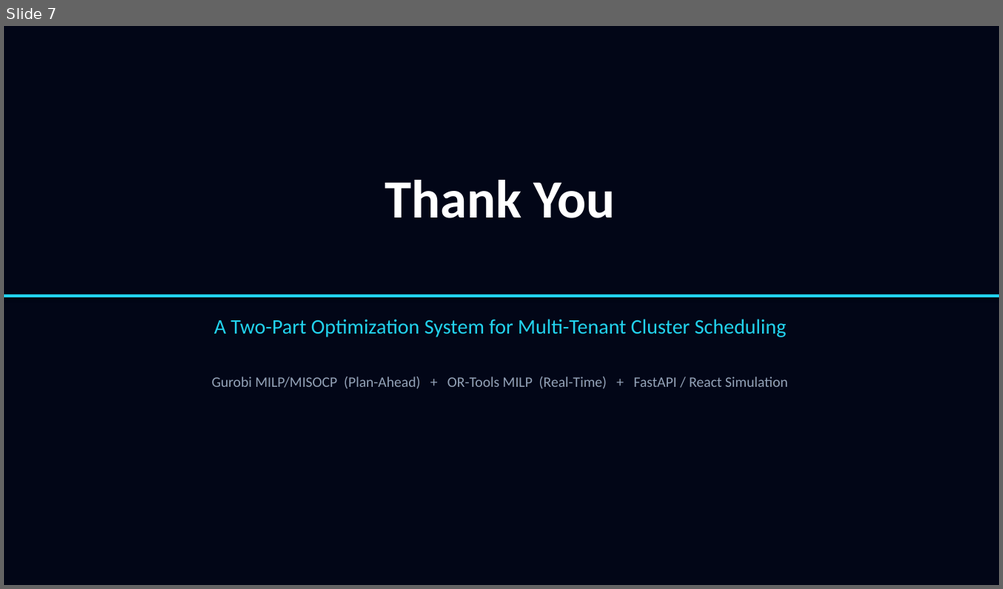
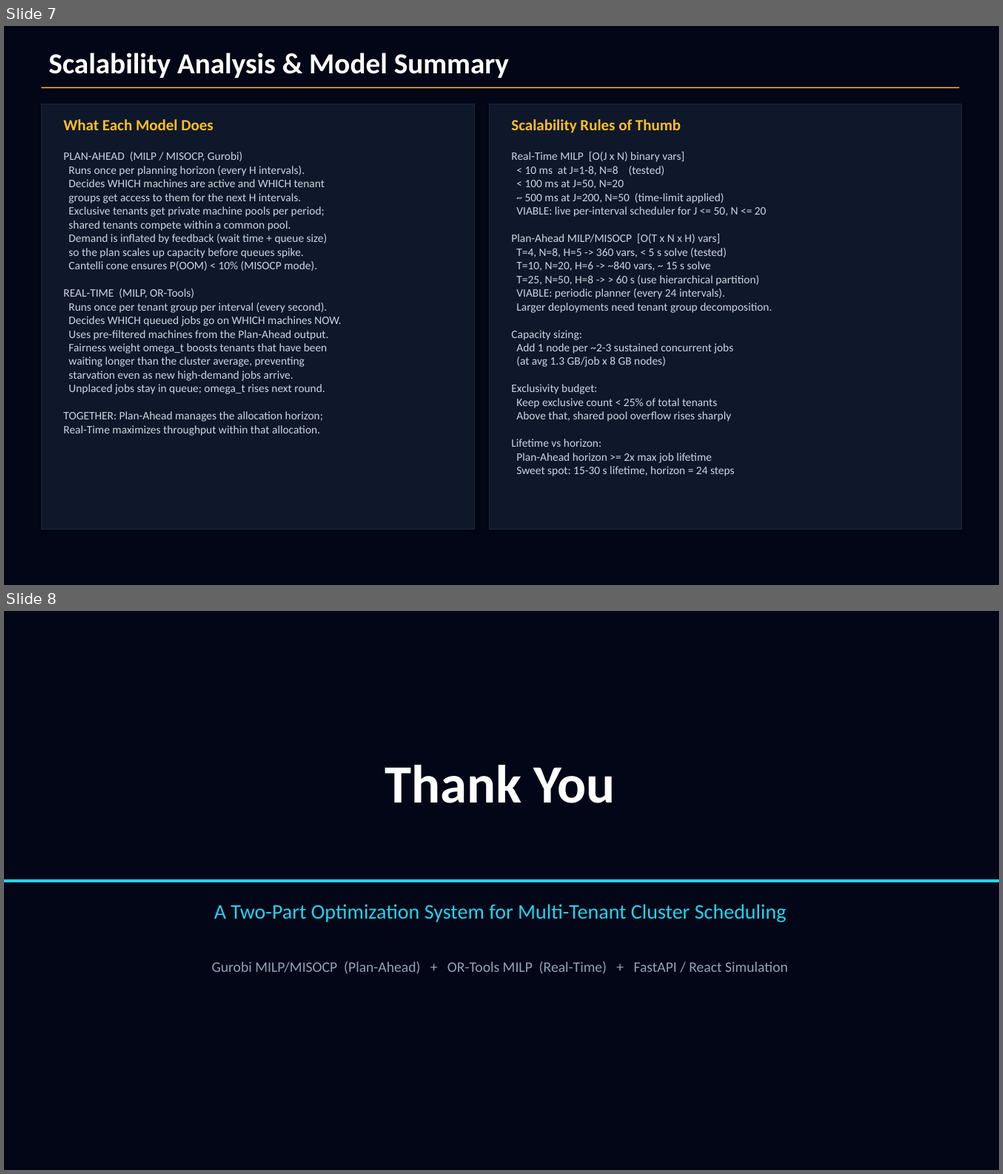
Before and after one commit to Rickodesea/Capstone_ClaudeAI, a slide deck: Cluster_Optimization_Models/Docs/optimization_model_overview.pptx. Shown one above the other, each under a label of ours: slide 7 before the commit, slides 7 and 8 after it. The pictures are 1003x589 and 1003x1174 pixels, drawn with LibreOffice and Linux fonts; fonts in the diff are those of the drawing. Boxes give left, top, right and bottom in pixels: in the first picture for what was removed or moved away, otherwise in the second. Text is boxed around its words. In the diff, an @@ line names an element or a change of style, - is before the commit and + after.

```diff
--- a/Cluster_Optimization_Models/Docs/optimization_model_overview.pptx
+++ b/Cluster_Optimization_Models/Docs/optimization_model_overview.pptx
@@ slide 7 added at (4,26,999,585), background #FFFFFF @@
@@ rectangle added at (4,26,999,585), fill #020617 @@
@@ text added at (48,53,509,78), 28 pt, text #FFFFFF, bold @@
+Scalability Analysis & Model Summary
@@ rectangle added at (41,87,959,88), fill #FBBF24 @@
@@ rectangle added at (41,104,474,530), fill #0F172A, outline #1E293B 0.75 pt @@
@@ rectangle added at (489,104,962,530), fill #0F172A, outline #1E293B 0.75 pt @@
@@ text added at (63,119,213,130), 15 pt, text #FBBF24, bold @@
+What Each Model Does
@@ text added at (511,119,680,133), 15 pt, text #FBBF24, bold @@
+Scalability Rules of Thumb
@@ text added at (63,152,341,436), 11 pt, text #CBD5E1 @@
+PLAN-AHEAD (MILP / MISOCP, Gurobi)
+Runs once per planning horizon (every H intervals).
+Decides WHICH machines are active and WHICH tenant
+groups get access to them for the next H intervals.
+Exclusive tenants get private machine pools per period;
+shared tenants compete within a common pool.
+Demand is inflated by feedback (wait time + queue size)
+so the plan scales up capacity before queues spike.
+Cantelli cone ensures P(OOM) < 10% (MISOCP mode).
+REAL-TIME (MILP, OR-Tools)
+Runs once per tenant group per interval (every second).
+Decides WHICH queued jobs go on WHICH machines NOW.
+Uses pre-filtered machines from the Plan-Ahead output.
+Fairness weight omega_t boosts tenants that have been
+waiting longer than the cluster average, preventing
+starvation even as new high-demand jobs arrive.
+Unplaced jobs stay in queue; omega_t rises next round.
+TOGETHER: Plan-Ahead manages the allocation horizon;
+Real-Time maximizes throughput within that allocation.
@@ text added at (511,152,771,477), 11 pt, text #CBD5E1 @@
+Real-Time MILP [O(J x N) binary vars]
+< 10 ms at J=1-8, N=8 (tested)
+< 100 ms at J=50, N=20
+~ 500 ms at J=200, N=50 (time-limit applied)
+VIABLE: live per-interval scheduler for J <= 50, N <= 20
+Plan-Ahead MILP/MISOCP [O(T x N x H) vars]
+T=4, N=8, H=5 -> 360 vars, < 5 s solve (tested)
+T=10, N=20, H=6 -> ~840 vars, ~ 15 s solve
+T=25, N=50, H=8 -> > 60 s (use hierarchical partition)
+VIABLE: periodic planner (every 24 intervals).
+Larger deployments need tenant group decomposition.
+Capacity sizing:
+Add 1 node per ~2-3 sustained concurrent jobs
+(at avg 1.3 GB/job x 8 GB nodes)
+Exclusivity budget:
+Keep exclusive count < 25% of total tenants
+Above that, shared pool overflow rises sharply
+Lifetime vs horizon:
+Plan-Ahead horizon >= 2x max job lifetime
+Sweet spot: 15-30 s lifetime, horizon = 24 steps
@@ what was slide 7 is now slide 8 @@
```
Also in this commit, not shown: 2 slides changed, 19 other files.
